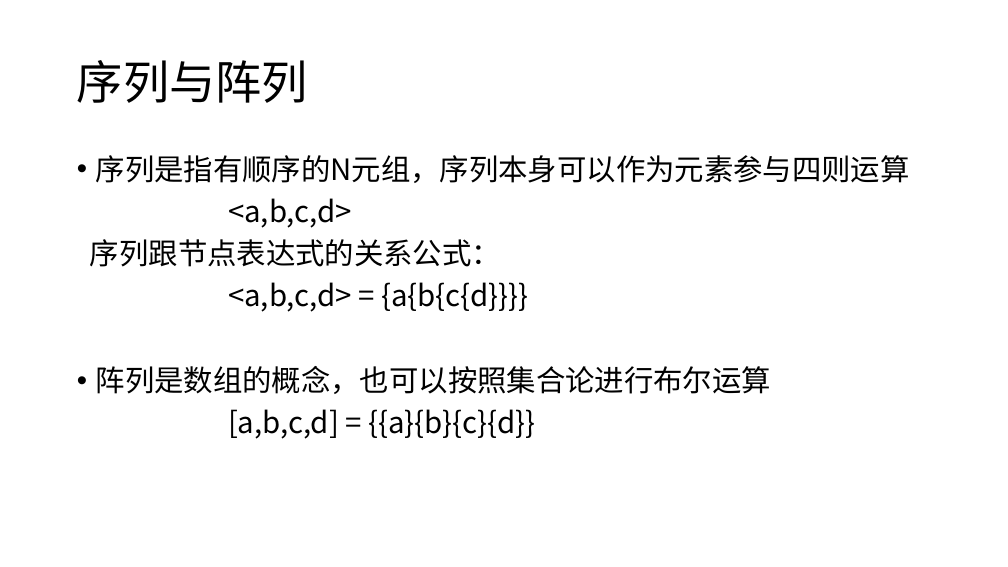
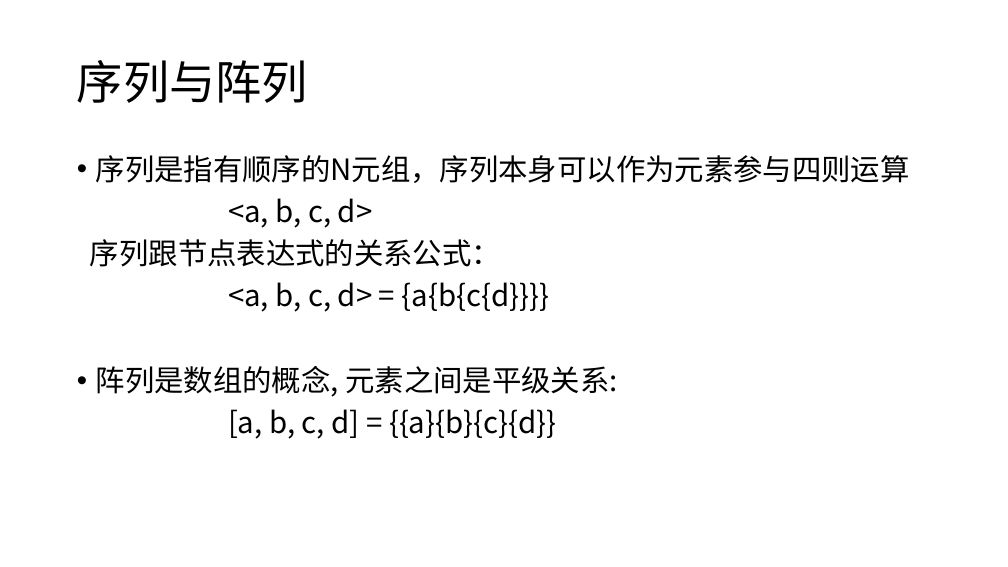
Before and after one commit to panguojun/.PHG., a slide deck: slide 4 of PHG语法手册.pptx. Drawn at 1008x567 pixels with LibreOffice and Linux fonts; fonts in the diff are those of the drawing. Boxes give left, top, right and bottom in pixels: in the first picture for what was removed or moved away, otherwise in the second. Text is boxed around its words. In the diff, an @@ line names an element or a change of style, - is before the commit and + after.

```diff
--- a/PHG语法手册.pptx
+++ b/PHG语法手册.pptx
@@ text at bbox=[228, 198, 373, 228]: spaces changed @@
-<a,b,c,d>
+<a, b, c, d>
@@ text at bbox=[96, 282, 617, 439]: text changed @@
-<a,b,c,d> = {a{b{c{d}}}}
-• 阵列是数组的概念，也可以按照集合论进行布尔运算
-[a,b,c,d] = {{a}{b}{c}{d}}
+<a, b, c, d> = {a{b{c{d}}}}
+• 阵列是数组的概念, 元素之间是平级关系:
+[a, b, c, d] = {{a}{b}{c}{d}}
```
Also in this commit, not shown: 6 other slides changed, 2 slides added.
